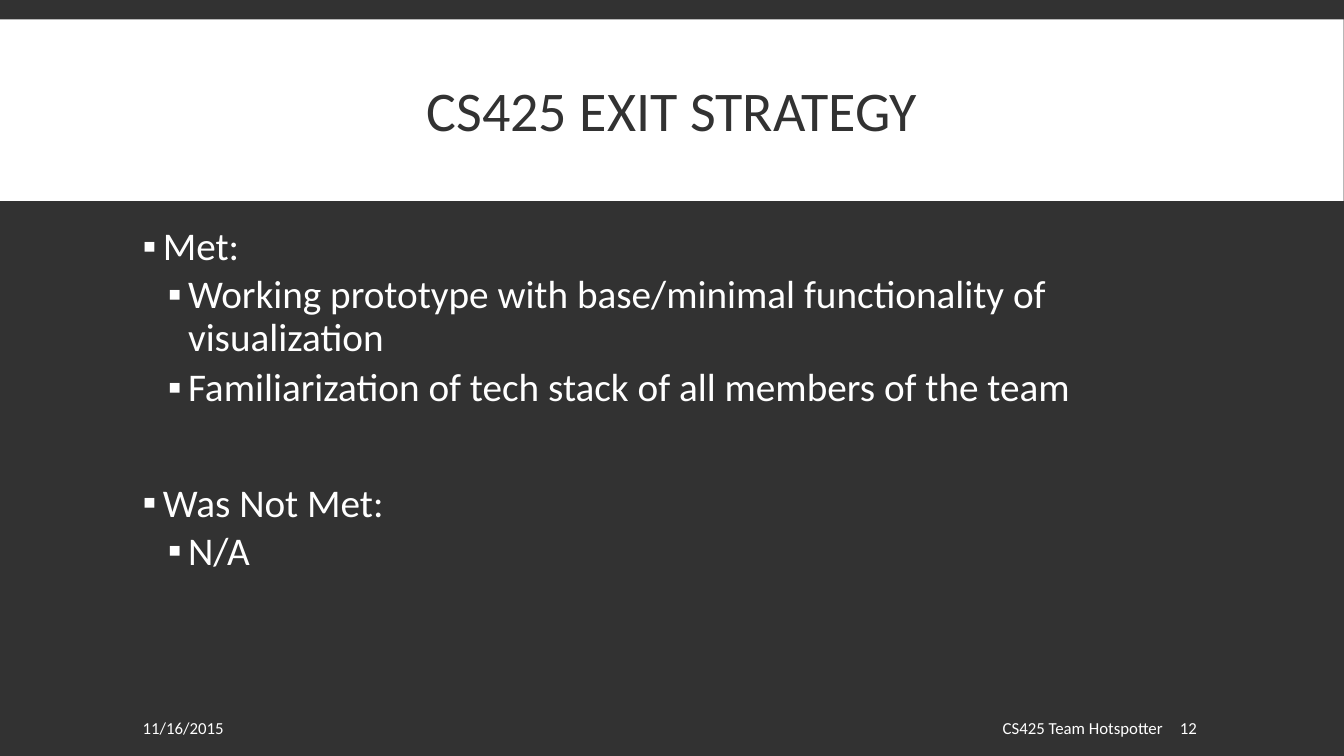
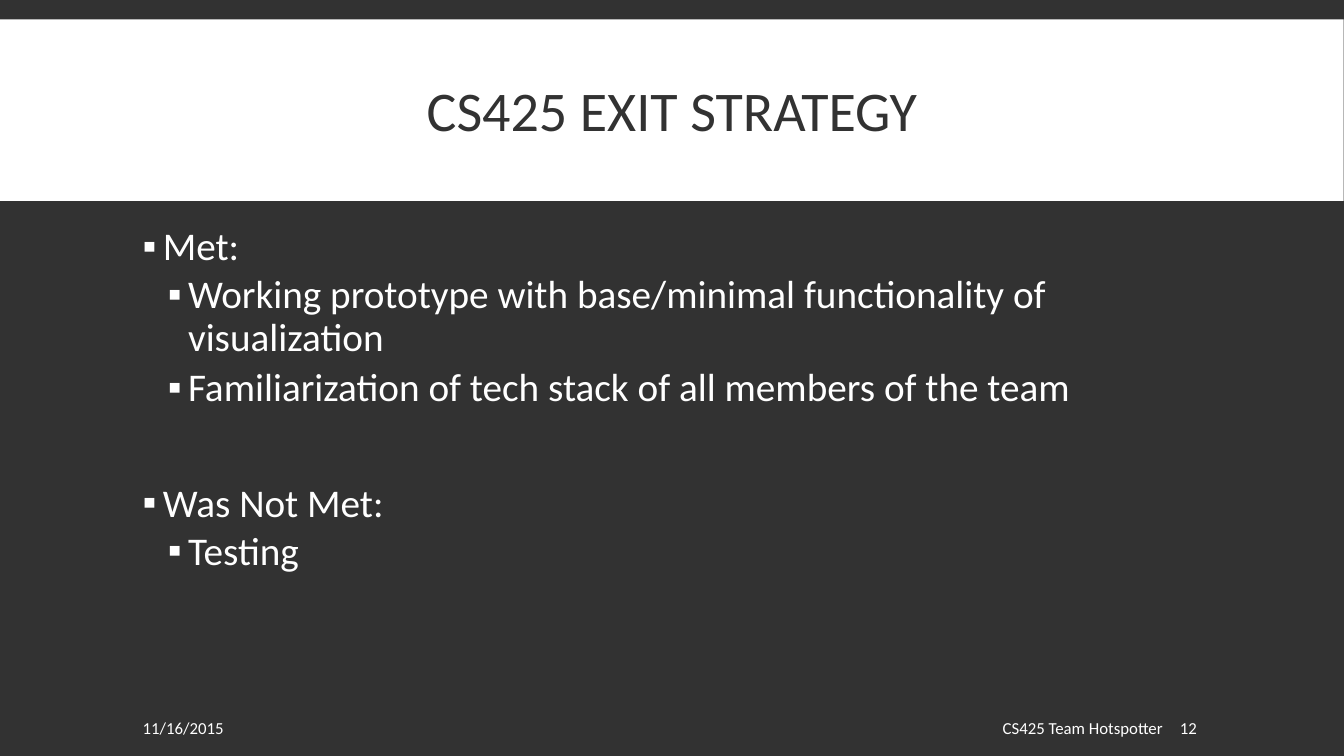
Before and after one commit to spesmit/hotspotter, a slide deck: slide 12 of Documentation/Presentations/CS425 Final Presentation.pptx. Drawn at 1344x756 pixels with LibreOffice and Linux fonts; fonts in the diff are those of the drawing. Boxes give left, top, right and bottom in pixels: in the first picture for what was removed or moved away, otherwise in the second. Text is boxed around its words. In the diff, an @@ line names an element or a change of style, - is before the commit and + after.

```diff
--- a/Documentation/Presentations/CS425 Final Presentation.pptx
+++ b/Documentation/Presentations/CS425 Final Presentation.pptx
@@ text at [188,538,299,572]: text changed @@
-  ▪ N/A
+  ▪ Testing
```
Also in this commit, not shown: 2 other slides changed, 1 other file.
